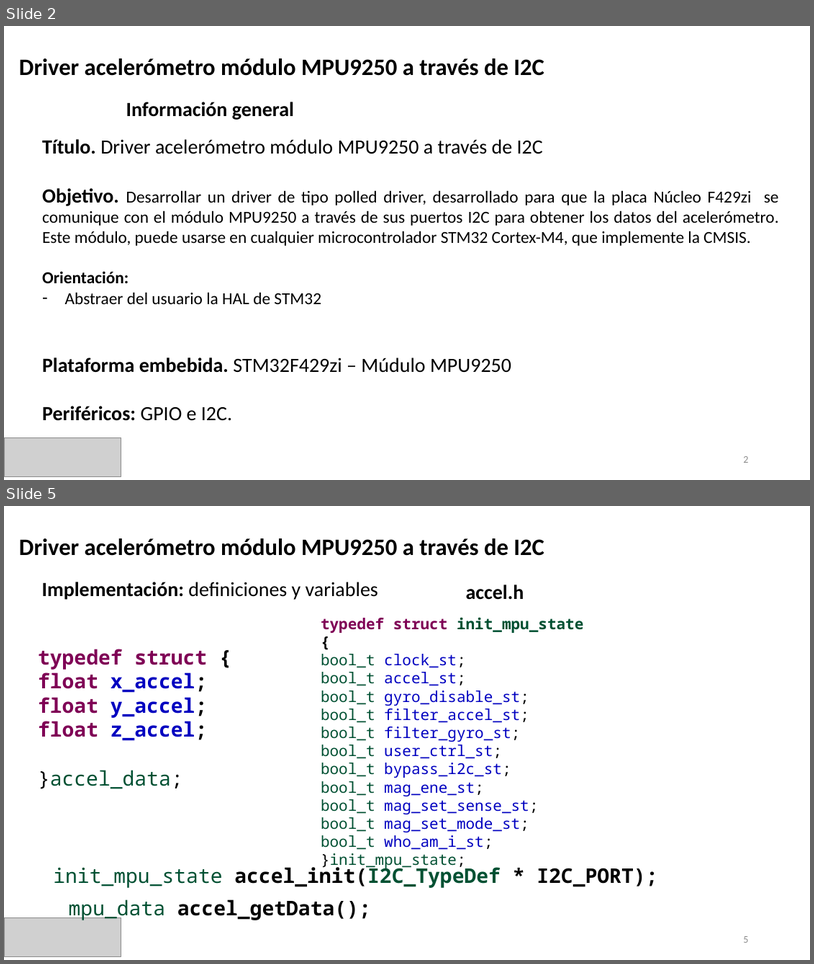
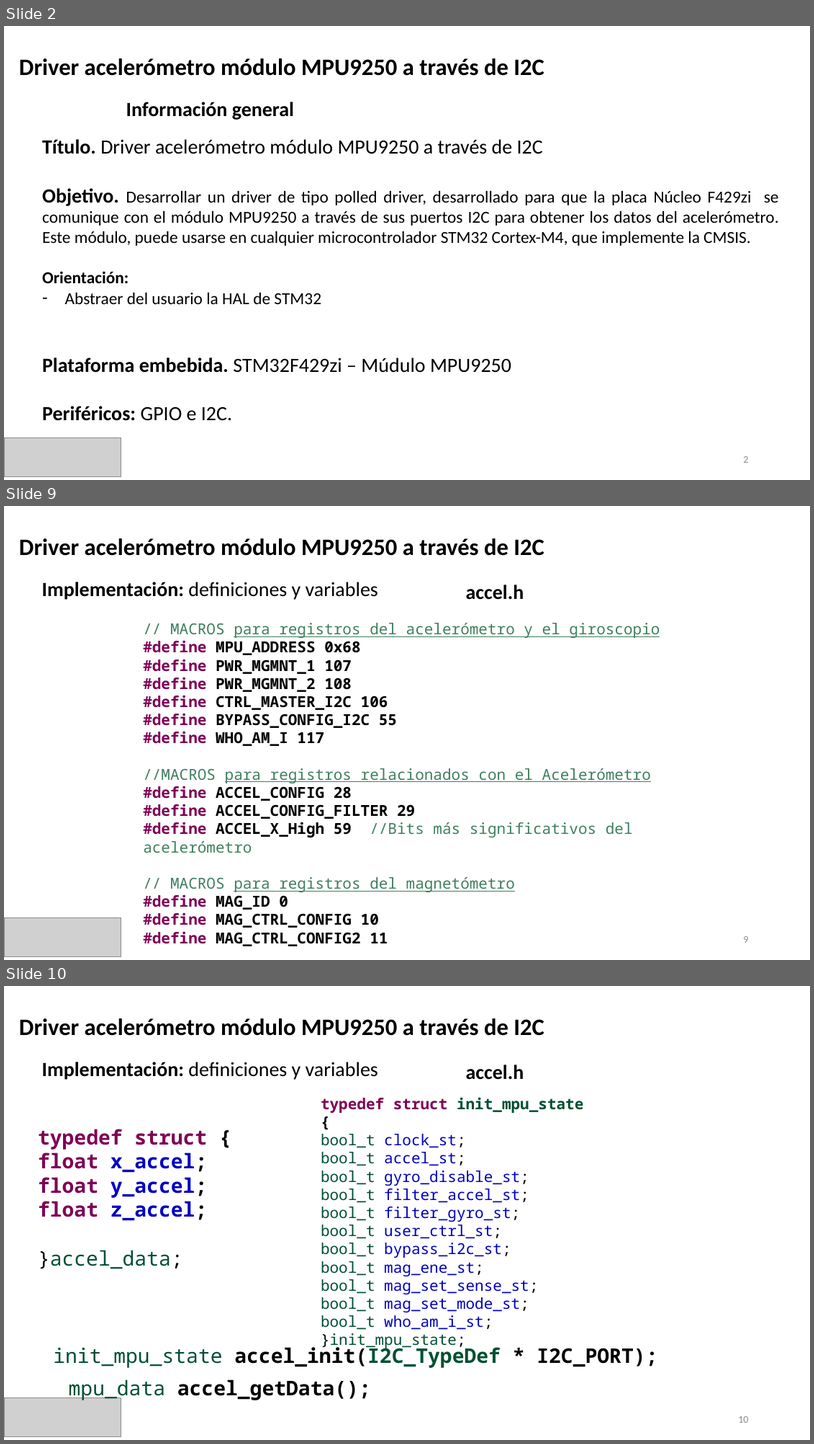
Before and after one commit to ldiazcharris/cese_PCSE, a slide deck: presentacion_TPF_luis_diaz.pptx. Shown one above the other, each under a label of ours: slides 2 and 5 before the commit, slides 2, 9 and 10 after it; the slides between them are not shown. The pictures are 814x964 and 814x1444 pixels, drawn with LibreOffice and Linux fonts; fonts in the diff are those of the drawing; grey boxes stand for pictures. Boxes give left, top, right and bottom in pixels: in the first picture for what was removed or moved away, otherwise in the second. Text is boxed around its words. In the diff, an @@ line names an element or a change of style, - is before the commit and + after.

```diff
--- a/presentacion_TPF_luis_diaz.pptx
+++ b/presentacion_TPF_luis_diaz.pptx
@@ slide 9 added at (x1=4, y1=506, x2=810, y2=960), background #FFFFFF @@
@@ text added at (x1=19, y1=538, x2=545, y2=556), 28 pt, text #000000, bold @@
+Driver acelerómetro módulo MPU9250 a través de I2C
@@ text added at (x1=42, y1=582, x2=378, y2=600), 24 pt, text #000000 @@
+Implementación: definiciones y variables
@@ text added at (x1=466, y1=584, x2=525, y2=600), 24 pt, text #000000, bold @@
+accel.h
@@ text added at (x1=143, y1=623, x2=660, y2=946), 18 pt, text #000000, bold @@
+// MACROS para registros del acelerómetro y el giroscopio
+#define MPU_ADDRESS 0x68
+#define PWR_MGMNT_1 107
+#define PWR_MGMNT_2 108
+#define CTRL_MASTER_I2C 106
+#define BYPASS_CONFIG_I2C 55
+#define WHO_AM_I 117
+//MACROS para registros relacionados con el Acelerómetro
+#define ACCEL_CONFIG 28
+#define ACCEL_CONFIG_FILTER 29
+#define ACCEL_X_High 59 //Bits más significativos del acelerómetro
+// MACROS para registros del magnetómetro
+#define MAG_ID 0
+#define MAG_CTRL_CONFIG 10
+#define MAG_CTRL_CONFIG2 11
@@ picture added at (x1=4, y1=917, x2=121, y2=956) @@
@@ page number added at (x1=743, y1=936, x2=748, y2=942), 12 pt, text #8C8C8C @@
+9
@@ what was slide 5 is now slide 10 @@
@@ page number at (x1=738, y1=1416, x2=748, y2=1422): text changed @@
-5
+10
```
Also in this commit, not shown: 3 slides changed, 5 other slides added.
